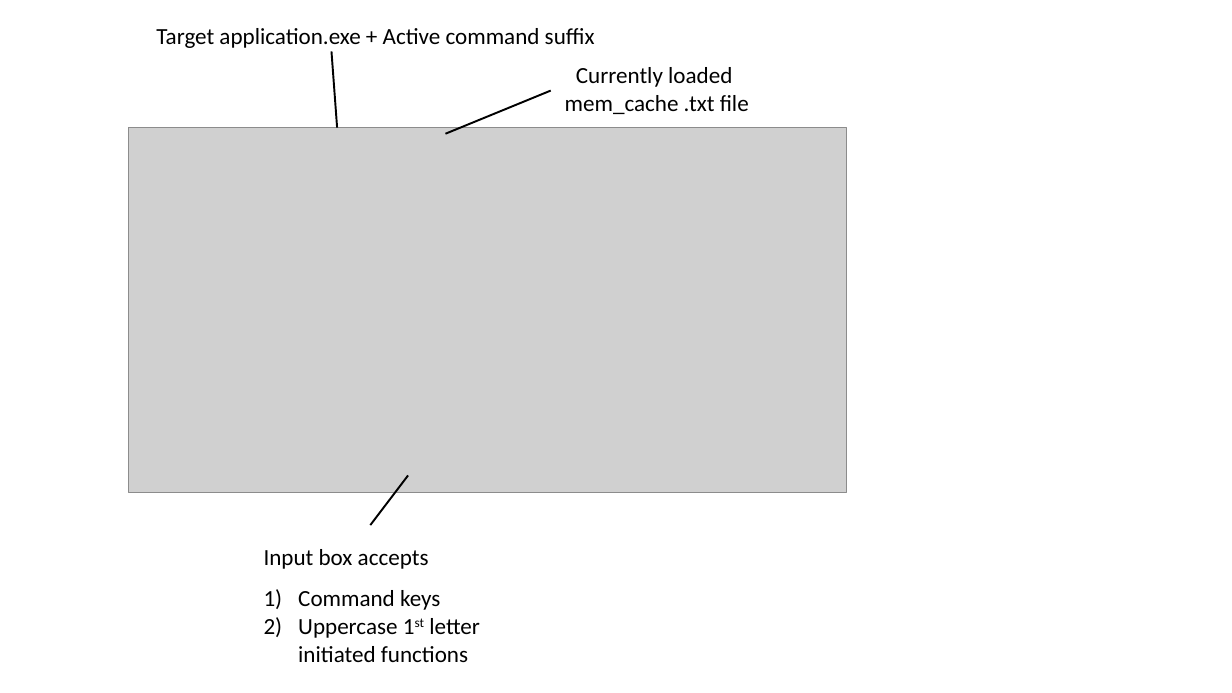
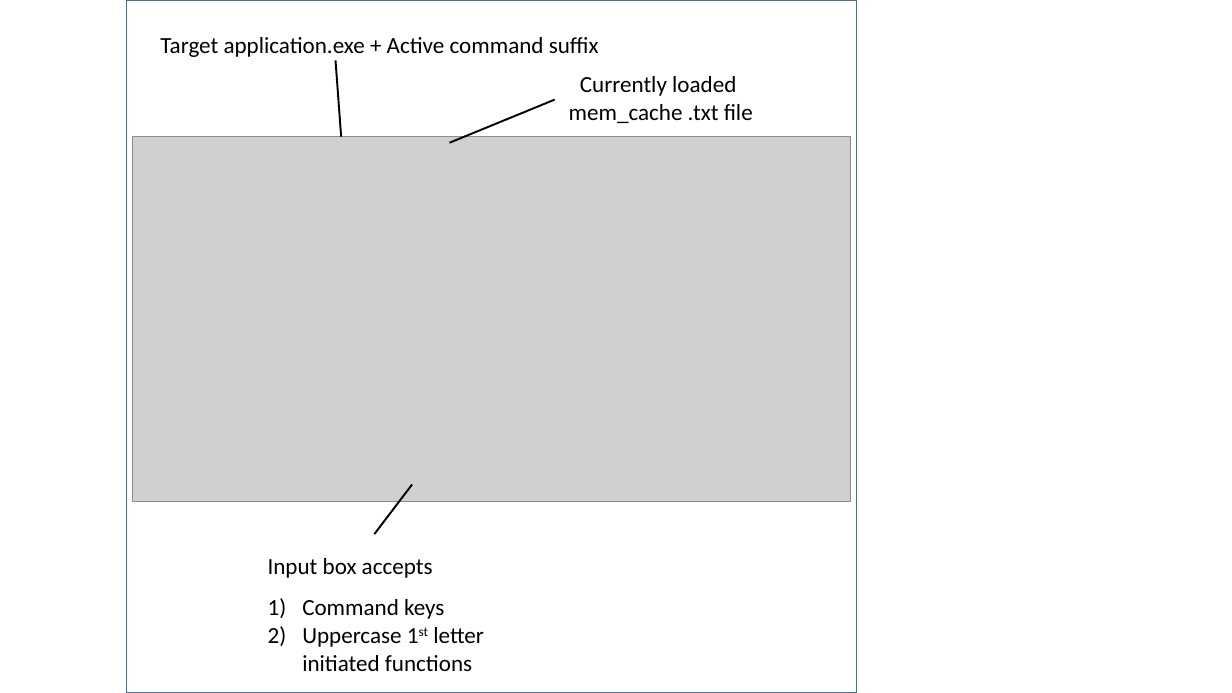
Before and after one commit to bingson/WinGolems, a slide deck: slide 1 of assets/Screens/CB_titlebar.pptx. Drawn at 1232x693 pixels with LibreOffice and Linux fonts; fonts in the diff are those of the drawing; grey boxes stand for pictures. Boxes give left, top, right and bottom in pixels: in the first picture for what was removed or moved away, otherwise in the second. Text is boxed around its words. In the diff, an @@ line names an element or a change of style, - is before the commit and + after.

```diff
--- a/assets/Screens/CB_titlebar.pptx
+++ b/assets/Screens/CB_titlebar.pptx
@@ rectangle added at (127, 0, 857, 693), fill #FFFFFF, outline #43739E 1 pt @@
@@ 3 callouts, 1 picture: place and size @@
-3 callouts, 1 picture at (128, 0, 847, 677)
+3 callouts, 1 picture at (131, 9, 851, 686)
```
Also in this commit, not shown: 3 other files.
